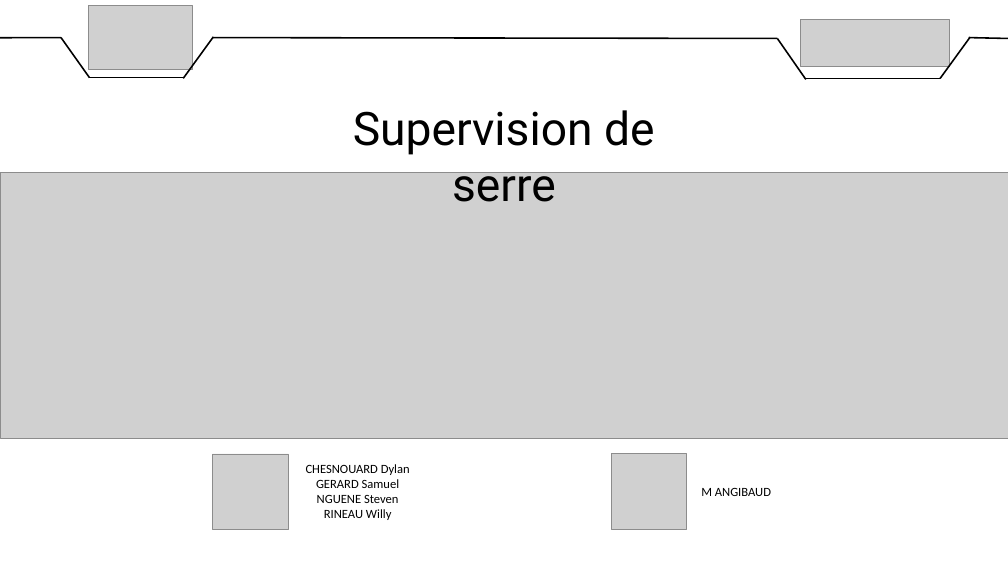
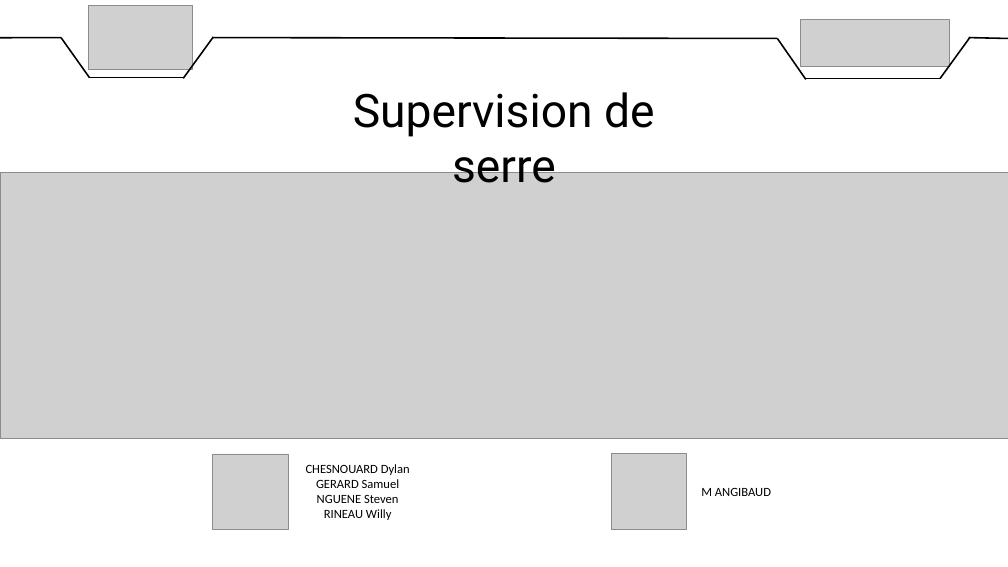
Before and after one commit to DylanChe/SupervisionSerre, a slide deck: slide 1 of oral_projet/revue_2/diaporama_revue_2_willy.pptx. Drawn at 1008x567 pixels with LibreOffice and Linux fonts; fonts in the diff are those of the drawing; grey boxes stand for pictures. Boxes give left, top, right and bottom in pixels: in the first picture for what was removed or moved away, otherwise in the second. Text is boxed around its words. In the diff, an @@ line names an element or a change of style, - is before the commit and + after.

```diff
--- a/oral_projet/revue_2/diaporama_revue_2_willy.pptx
+++ b/oral_projet/revue_2/diaporama_revue_2_willy.pptx
@@ text "Supervision de serre": place and size @@
-text "Supervision de serre" at [353,110,654,202]
+text "Supervision de serre" at [353,92,654,183]
```
Also in this commit, not shown: 3 other slides changed, 1 slide added.
